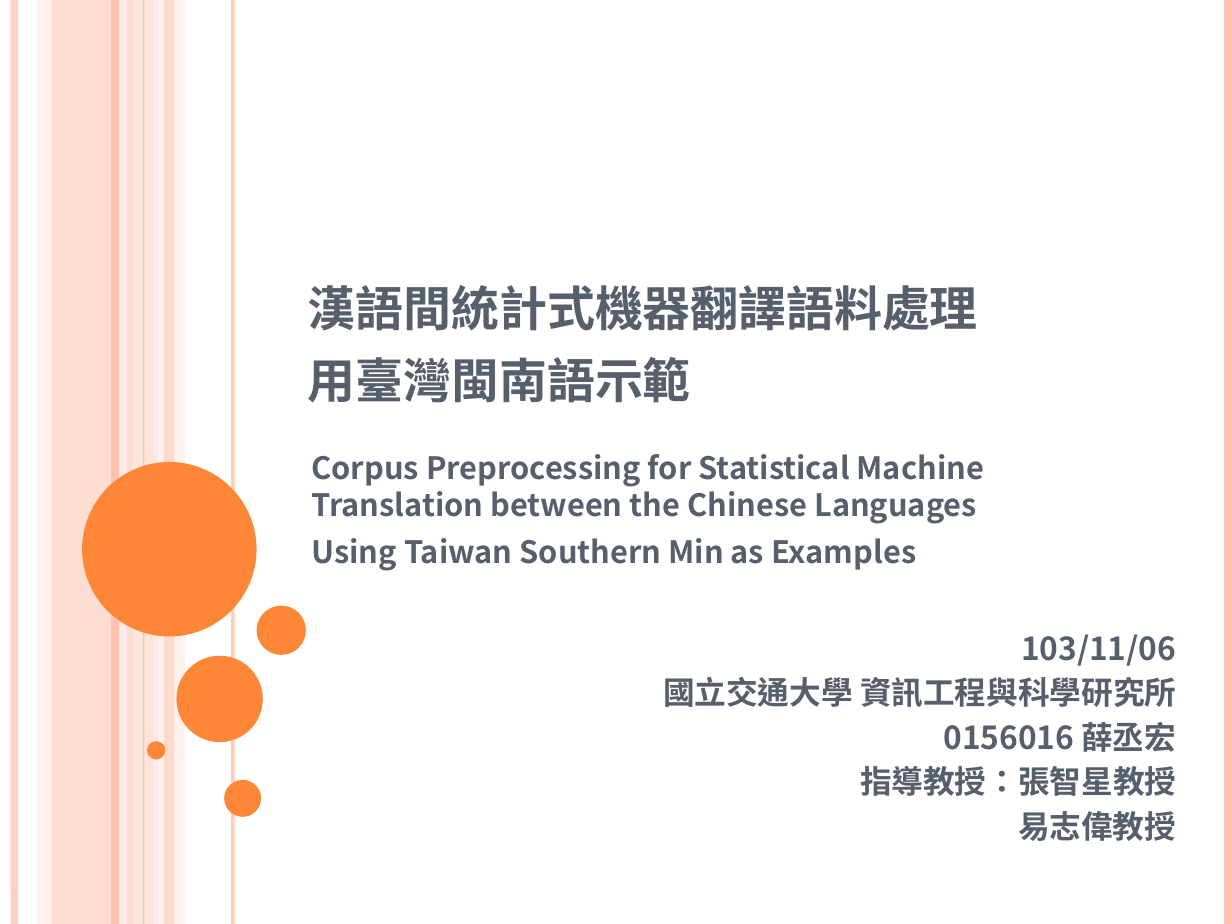
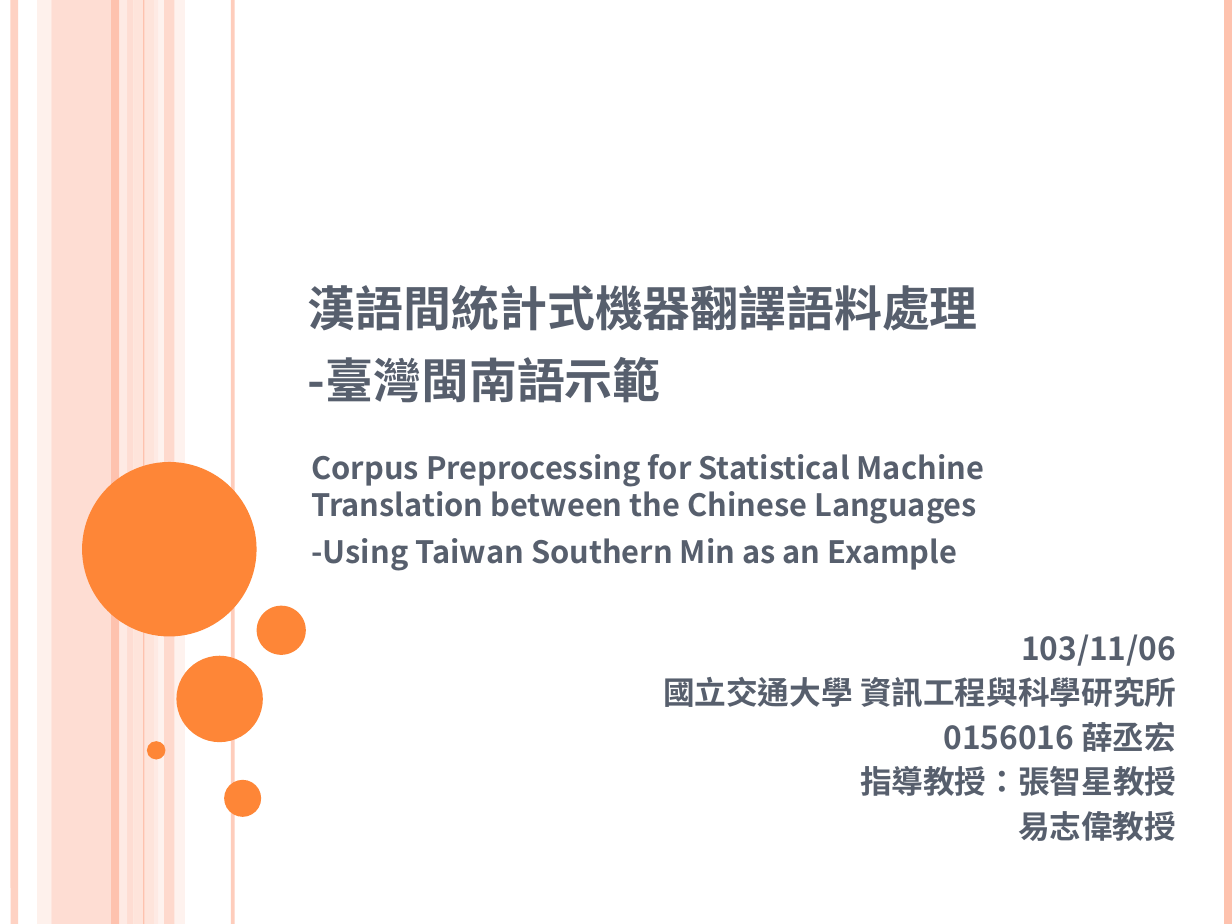
Before and after one commit to sih4sing5hong5/po3-ko3_tau5-iann2-phinn3, a slide deck: slide 1 of 翻譯報告.pptx. Drawn at 1232x924 pixels with LibreOffice and Linux fonts; fonts in the diff are those of the drawing; background and template pictures are left out. Boxes give left, top, right and bottom in pixels: in the first picture for what was removed or moved away, otherwise in the second. Text is boxed around its words. In the diff, an @@ line names an element or a change of style, - is before the commit and + after.

```diff
--- a/翻譯報告.pptx
+++ b/翻譯報告.pptx
@@ title at [308, 285, 978, 403]: text changed @@
-漢語間統計式機器翻譯語料處理
-用臺灣閩南語示範
+漢語間統計式機器翻譯語料處理
+-臺灣閩南語示範
@@ subtitle at [312, 538, 958, 571]: text changed @@
-Using Taiwan Southern Min as Examples
+-Using Taiwan Southern Min as an Example
```
Also in this commit, not shown: 1 other slide changed.
